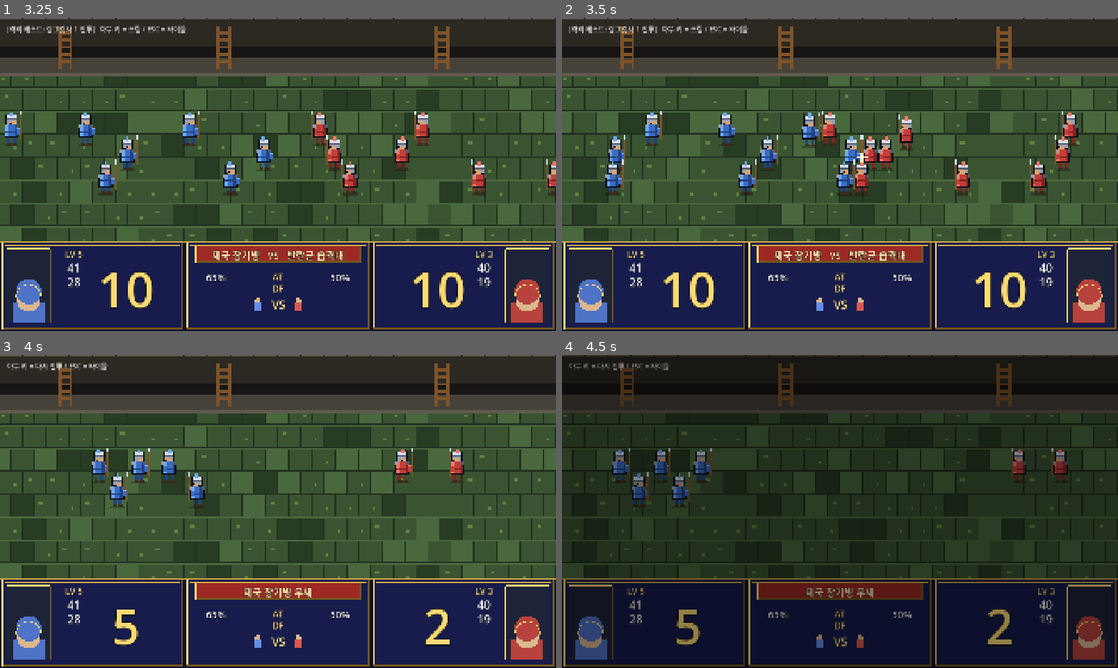
Above: before the commit, frames 1-4 (two rows, left to right).
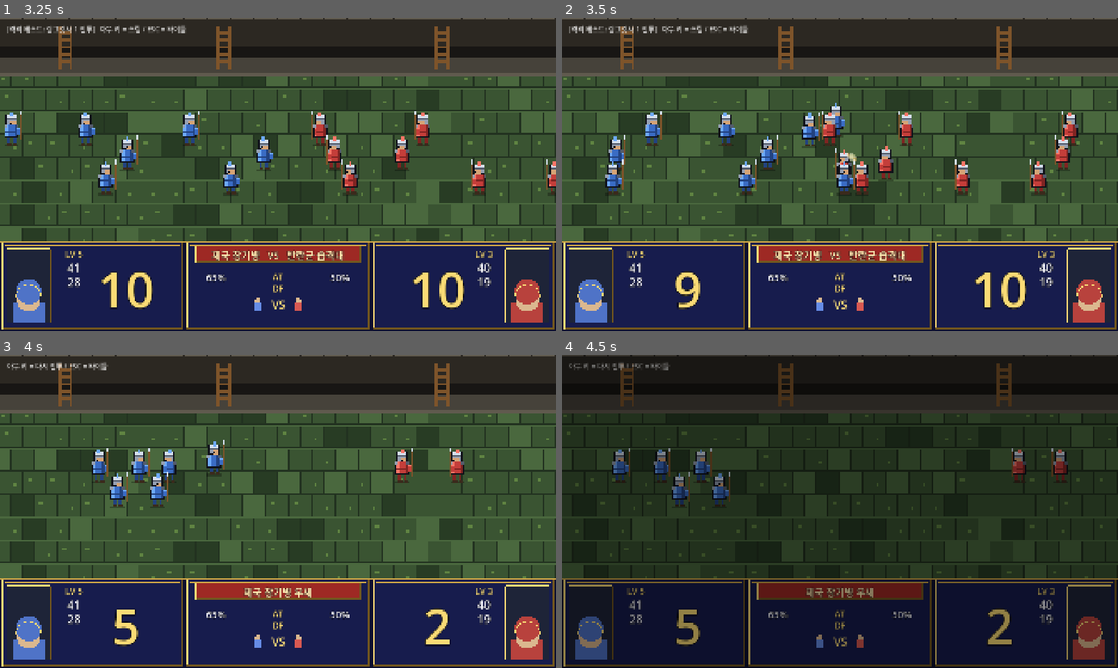
Above: after the commit, the same moments.

Repository: Johnyworld/kingdoms
Game: Godot game, scene res://scenes/splash/splash.tscn
Two runs of this game, one before a commit and one after it. Both use one fixed random seed, a clock stepped at 60 frames per second and the inputs below.
Inputs (mouse positions are in pixels of both pictures, inside the frame that each line leads up to):
- Up to frame 1 (3.25 s): tap Enter at 0.5 s; move the mouse to (400, 158) at 0.52 s; hold D 0.53-1.25 s; hold Shift 0.53-1.25 s; click (400, 158) at 0.67 s; click "새 게임" at 1.25 s; click "새 게임" at 2 s; drag from (166, 190) to (250, 237) at 2.77 s
- Up to frame 2 (3.5 s): no input
- Up to frame 3 (4 s): move the mouse to (333, 442) at 3.52 s; hold D from 3.53 s (still down); tap Ctrl at 3.6 s
- Up to frame 4 (4.5 s): release D at 4.25 s; drag from (812, 574) to (673, 464) at 4.27 s

Frame 1 is identical in both runs. In frame 2, 1.9% of the frame differs, in the area x 18-64%, y 27-94%; in frame 3, 0.7%; in frame 4, 0.5%.

Commit message:
feat(lang-battle): 최소 전투시간(min·kill 기반) + 킬 타이밍 지터 + 속도 튜닝
- _melee_duration: CLASH 길이를 킬 수에서 분리 — basis=max(min(a,b), deaths_a, deaths_b),
  melee_dur=clamp(0.22×basis, 0.5, 2.2). 적게 죽어도 안 빨리 끝나고, 소수가 다수 잡으면(1이 5킬) 늘어남
- CLASH가 melee_dur 동안 지속(킬 소진 && _timer≥dur 종료), 남는 시간은 자동 공방(스커미시)이 채움
- _schedule_times: 킬 재생 시각에 ±KILL_JITTER(0.65)×간격 지터 → 등간격 깨서 버스트·소강 리듬(연출용 RNG)
- 속도 튜닝: MELEE cap 3.0→2.2(전투 ~27% 단축), STRIKE_INTERVAL 0.42→0.34
- 테스트: _melee_duration 7 시나리오 + _schedule_times 계약. 스펙 동기화

Co-Authored-By: Claude Opus 4.8 (1M context) <noreply@anthropic.com>

Diff:
--- a/scenes/lang_battle/lang_battle.gd
+++ b/scenes/lang_battle/lang_battle.gd
@@ -15,7 +15,12 @@
 # 타이밍
 const STEP := 0.75          # AT/DF 지휘보정 틱업 시간(돌격과 동시 진행)
 const ADVANCE_TIME := 2.2   # 돌격 최대 시간(상한). 실제로는 접전 도달 시 전환
-const CLASH_STEP := 0.2       # 킬(사망) 이벤트 간격 — 전 구간에 퍼뜨려 뒷부분도 안 심심하게
+# 최소 전투시간: CLASH 길이 = clamp(MELEE_PER_UNIT × basis, MELEE_FLOOR, MELEE_CAP),
+#   basis = max(min(a_start,b_start), deaths_a, deaths_b). 킬은 그 안에 분산, 남는 시간은 스커미시가 채움.
+const MELEE_PER_UNIT := 0.22 # 기준값당 전투시간(초)
+const MELEE_FLOOR := 0.5     # 최소 전투시간(초)
+const MELEE_CAP := 2.2       # 최대 전투시간(초)
+const KILL_JITTER := 0.65    # 킬 타이밍 지터(±, 간격 비율) — 등간격 깨서 리듬 만들기
 const POST_PAUSE := 0.0     # 결과 표시 후 복귀 시작까지 — 0=마지막 킬 직후 바로 순차 복귀(얼음 구간 제거)
 const RETREAT_MAX := 4.0    # 복귀 최대 시간(상한) — 스커미시 대기 + 순차 peel-off 감안
 
@@ -32,11 +37,14 @@
 var _b_cur := START_SOLDIERS
 var _events: Array = []  # 킬 스케줄(전 구간 분산) — _build_plan
 var _event_i := 0
-var _clash_acc := 0.0
+var _melee_dur := 0.0        # 이번 CLASH 목표 길이(_melee_duration)
+var _event_times: Array = [] # 각 킬의 재생 시각(CLASH 시작 기준, 지터 적용·정렬)
+var _fx_rng := RandomNumberGenerator.new()  # 연출용(킬 타이밍 지터) — 결과와 무관
 
 func _ready() -> void:
 	# 시드는 씬 진입 시각 기반(매 판 다른 전개). 계산 자체는 이 시드에서 결정론적.
 	_rng = LangRng.new(Time.get_ticks_msec() * 2654435761 & 0xFFFFFFFF)
+	_fx_rng.randomize()  # 킬 타이밍 지터(연출) — 결과에는 영향 없음
 
 	# 더미 부대 — 기존 캐릭터와 무관한 격리 데이터.
 	# 공격측: 고화력 창기병(classId 9), 방어측: 유리대포 습격대(classId 27).
@@ -59,13 +67,21 @@
 	_field.call("begin_advance")  # 스폰하자마자 바로 돌격
 	_enter(St.CHARGE)
 
-## 킬(사망) 이벤트만 스케줄에 넣고 `CLASH_STEP` 간격으로 전 구간에 퍼뜨린다 — 죽음이 앞으로 쏠려
-## 뒷부분이 비는 문제 제거. 생존자 복귀는 스케줄 소진 후 begin_retreat로 "마지막에 한 번" 일괄(전투 중 이탈 없음).
-## 총합은 Resolver 결과 그대로: 사망 = 10 - 생존.
+## 킬(사망) 이벤트만 스케줄에 넣는다. 재생 시각은 `_schedule_times`(melee_dur 안에 지터 분산, `_enter(CLASH)`)로
+## 최소 전투시간 전 구간에 퍼뜨린다 — 죽음 쏠림·뒷부분 빔 제거. 복귀는 스케줄 소진 후 begin_retreat로 마지막에 일괄.
+## 총합은 Resolver 결과 그대로: 사망 = 시작 - 생존.
 func _build_plan() -> Array:
 	var da: int = START_SOLDIERS - _result["final_a_soldiers"]  # 공격측 사망
 	var dd: int = START_SOLDIERS - _result["final_d_soldiers"]  # 방어측 사망
 	return _side_list(da, dd, "kill")  # 양쪽 번갈아 → 사망이 한쪽으로 안 쏠림
+
+## 최소 전투시간: CLASH 길이를 킬 수에서 분리 — 적게 죽어도 안 빨리 끝나게.
+## basis = max(동시 듀얼 수 min(a,b), 소수가 다수를 잡은 max(deaths)) → clamp(×PER_UNIT, FLOOR, CAP).
+func _melee_duration(a_start: int, b_start: int, a_final: int, b_final: int) -> float:
+	var deaths_a := a_start - a_final
+	var deaths_b := b_start - b_final
+	var basis := maxi(mini(a_start, b_start), maxi(deaths_a, deaths_b))
+	return clampf(MELEE_PER_UNIT * float(basis), MELEE_FLOOR, MELEE_CAP)
 
 ## side 0 n0개 + side 1 n1개 이벤트를 양쪽 번갈아 만든다(한쪽으로 안 쏠리게).
 func _side_list(n0: int, n1: int, kind: String) -> Array:
@@ -89,7 +105,8 @@
 			_hint.text = "[격리 테스트: 랑그릿사 1 전투]   아무 키 = 스킵 / ESC = 타이틀"
 		St.CLASH:
 			_event_i = 0
-			_clash_acc = 0.0
+			_melee_dur = _melee_duration(START_SOLDIERS, START_SOLDIERS, _result["final_a_soldiers"], _result["final_d_soldiers"])
+			_event_times = _schedule_times(_events.size(), _melee_dur)
 		St.POST:
 			_a_cur = _result["final_a_soldiers"]
 			_b_cur = _result["final_d_soldiers"]
@@ -139,13 +156,25 @@
 	var df := int(round(lerpf(st["base_df"], st["df"], t)))
 	_hud.set_at_df(side, at, df)
 
-func _process_clash(delta: float) -> void:
-	_clash_acc += delta
-	while _clash_acc >= CLASH_STEP and _event_i < _events.size():
-		_clash_acc -= CLASH_STEP
+## 킬 재생 시각을 melee_dur 안에 고르게 깔되 **지터를 줘 등간격을 깬다**(버스트·소강 → 덜 기계적).
+## base 위치에서 ±KILL_JITTER×interval 흔들고 정렬. 킬 수·총 길이는 불변.
+func _schedule_times(count: int, dur: float) -> Array:
+	var interval := dur / maxf(1.0, float(count))
+	var times: Array = []
+	for i in range(count):
+		var base := (float(i) + 0.5) * interval
+		var t := base + _fx_rng.randf_range(-KILL_JITTER, KILL_JITTER) * interval
+		times.append(clampf(t, 0.0, dur))
+	times.sort()
+	return times
+
+func _process_clash(_delta: float) -> void:
+	# 예정 시각이 된 킬을 순서대로 재생(_event_times 오름차순).
+	while _event_i < _events.size() and _timer >= _event_times[_event_i]:
 		_apply_event(_events[_event_i])
 		_event_i += 1
-	if _event_i >= _events.size():
+	# 킬을 전부 재생했고 최소 전투시간을 채웠을 때 종료 — 남는 시간은 전장 스커미시가 채움.
+	if _event_i >= _events.size() and _timer >= _melee_dur:
 		_enter(St.POST)
 
 ## 스케줄은 전부 킬 이벤트 — 접전 병사 1명 전사 + 병력 카운트 갱신.
--- a/scenes/lang_battle/lang_battlefield.gd
+++ b/scenes/lang_battle/lang_battlefield.gd
@@ -32,7 +32,7 @@
 const CLOSE_X := 36.0 * 1.2    # X가 이 안이면 Y 접근 시작 (원본 0x240000=36px)
 const GAP_X := 13.0            # 근접 시 좌우 간격(마주섬)
 const GAP_Y := 5.0
-const STRIKE_INTERVAL := 0.42  # 접전 중 자동 공방 주기(초) — 전투 내내 계속 주고받게(idle 방지)
+const STRIKE_INTERVAL := 0.34  # 접전 중 자동 공방 주기(초) — 전투 내내 계속 주고받게(idle 방지)
 const STRIKE_JITTER := 0.18    # 공방 주기 무작위 편차(위상차)
 
 const STRIKE_DUR := 0.22
--- a/test/unit/test_lang_battle.gd
+++ b/test/unit/test_lang_battle.gd
@@ -182,6 +182,45 @@
 	assert_eq(kills[1], 7, "방어측 사망 = 10 - 생존3")
 	assert_eq(plan.size(), 12, "총 12 킬 이벤트")
 
+# ── 최소 전투시간(_melee_duration): basis = max(min(a,b), deaths_a, deaths_b), clamp(0.22×basis, 0.5, 2.2) ──
+func test_melee_duration_min_battle_time() -> void:
+	var p = Presenter.new()
+	# [a_start, b_start, a_final, b_final, expected_sec]
+	# 0.22 × basis, clamp(0.5, 2.2)
+	var cases := [
+		[10, 10, 8, 8, 2.2],   # 저데미지 → min 지배, cap
+		[10, 10, 5, 3, 2.2],   # 고데미지 → min 지배
+		[4, 5, 1, 2, 0.88],    # 4:5 → basis 4
+		[1, 10, 0, 10, 0.5],   # 1 즉패 → floor
+		[1, 10, 0, 5, 1.1],    # 1이 5킬 후 사망 → basis 5
+		[1, 10, 1, 0, 2.2],    # 1이 전멸 → basis 10, cap
+		[1, 1, 1, 1, 0.5],     # 무사망 → floor
+	]
+	for c in cases:
+		var got: float = p._melee_duration(c[0], c[1], c[2], c[3])
+		assert_almost_eq(got, c[4], 0.001, "melee_dur(%d:%d, 생존 %d/%d)" % [c[0], c[1], c[2], c[3]])
+	p.free()
+
+# ── 킬 타이밍 스케줄(_schedule_times): 지터 있어도 개수·범위·정렬 불변 ──────────────
+func test_schedule_times_bounded_and_sorted() -> void:
+	var p = Presenter.new()
+	var times: Array = p._schedule_times(8, 2.4)  # dur=2.4는 임의값(_schedule_times는 dur 무관, 계약만 검증)
+	var empty: Array = p._schedule_times(0, 0.6)  # 킬 0개 → 빈 배열
+	p.free()
+	assert_eq(times.size(), 8, "킬 수만큼 재생 시각 생성")
+	assert_eq(empty.size(), 0, "킬 0개면 빈 스케줄")
+	var prev := -1.0
+	var in_range := true
+	var sorted := true
+	for t in times:
+		if t < 0.0 or t > 2.4:
+			in_range = false
+		if t < prev:
+			sorted = false
+		prev = t
+	assert_true(in_range, "모든 시각이 [0, melee_dur] 안")
+	assert_true(sorted, "시각이 오름차순 정렬(순서대로 재생)")
+
 func test_all_returned_only_when_all_idle() -> void:
 	var bf = Battlefield.new()
 	var idle := {"id": 1, "side": 0, "pos": Vector2.ZERO, "home": Vector2.ZERO, "state": Battlefield.IDLE}
Not shown, changed: docs/spec/features/lang-battle.md
